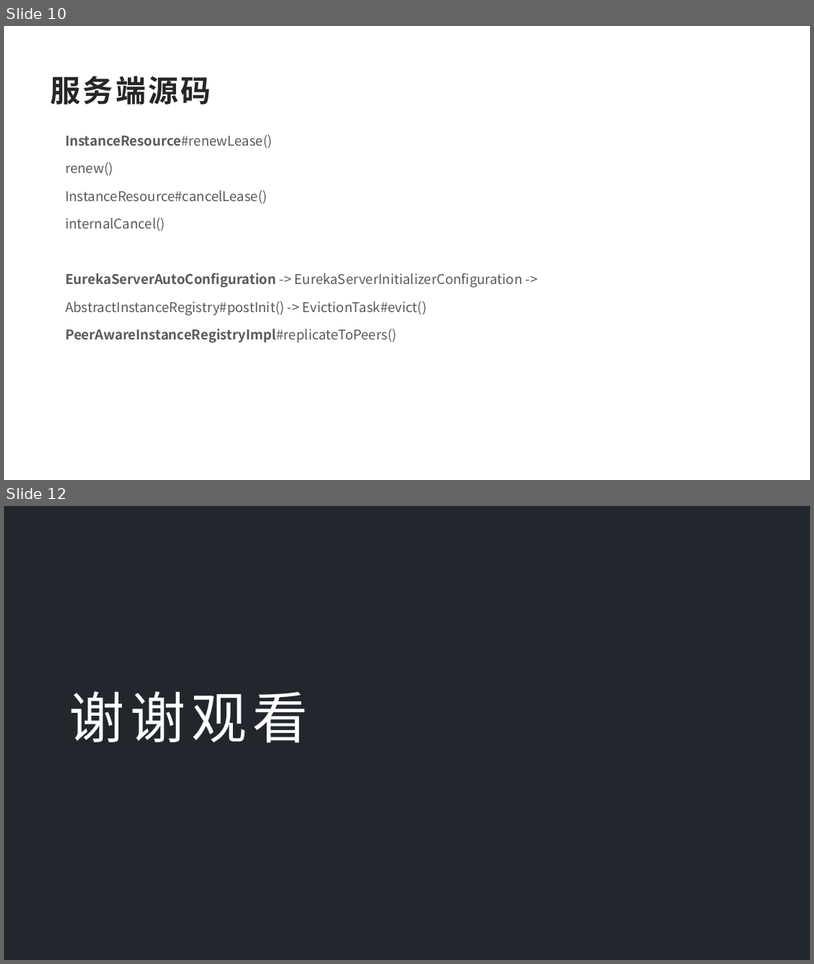
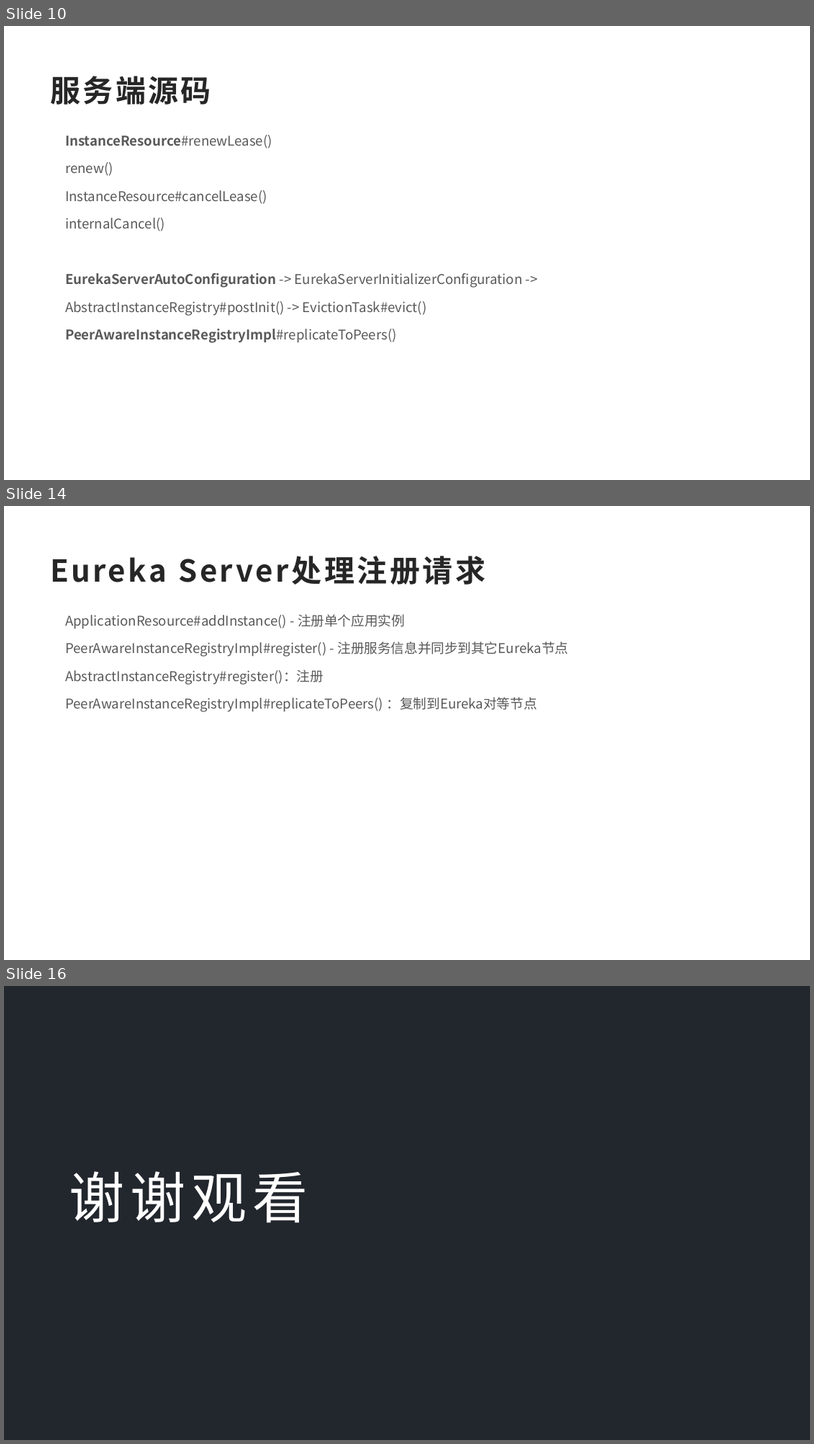
Before and after one commit to dylan7168/springcloud, a slide deck: document/SpringCloud融会贯通/01-Eureka源码解析.pptx. Shown one above the other, each under a label of ours: slides 10 and 12 before the commit, slides 10, 14 and 16 after it; the slides between them are not shown. The pictures are 814x964 and 814x1444 pixels, drawn with LibreOffice and Linux fonts; fonts in the diff are those of the drawing; background and template pictures are left out. Boxes give left, top, right and bottom in pixels: in the first picture for what was removed or moved away, otherwise in the second. Text is boxed around its words. In the diff, an @@ line names an element or a change of style, - is before the commit and + after.

```diff
--- a/document/SpringCloud融会贯通/01-Eureka源码解析.pptx
+++ b/document/SpringCloud融会贯通/01-Eureka源码解析.pptx
@@ slide 14 added at box(4, 506, 810, 960), background #FFFFFF @@
@@ text added at box(50, 556, 486, 584), 36 pt, text #262626, bold @@
+Eureka Server处理注册请求
@@ text added at box(65, 614, 568, 712), 16 pt, text #595959 @@
+ApplicationResource#addInstance() - 注册单个应用实例
+PeerAwareInstanceRegistryImpl#register() - 注册服务信息并同步到其它Eureka节点
+AbstractInstanceRegistry#register()：注册
+PeerAwareInstanceRegistryImpl#replicateToPeers() ：复制到Eureka对等节点
@@ what was slide 12 is now slide 16 @@
```
Also in this commit, not shown: 1 slide changed, 3 other slides added.
